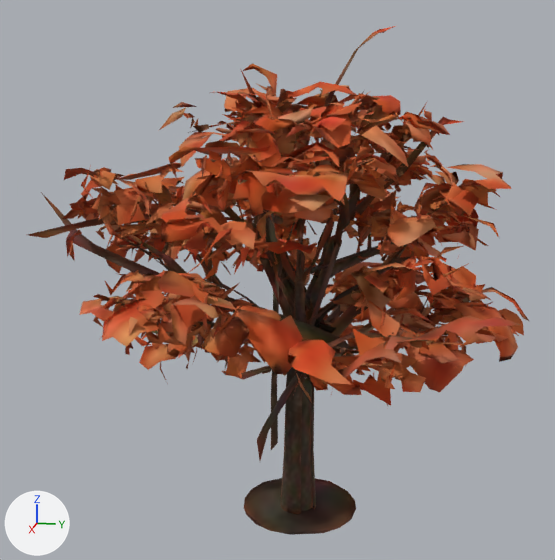
An edit to the glTF model public/models/tree_02_autumn_orange.glb, drawn before and after from the same camera.
Camera for both pictures: a 50 mm lens placed at (1.542, 0.298, 0.874), pointed at (0.005, -0.009, 0.489). The axes (+X, +Y, +Z) are drawn at lower left. The lights are the same throughout. The older version comes first. Where no turn or scale is listed for an object, it has been applied to the vertices. Vertices at exactly the same position are counted once.

The first picture shows 'geometry_0'.
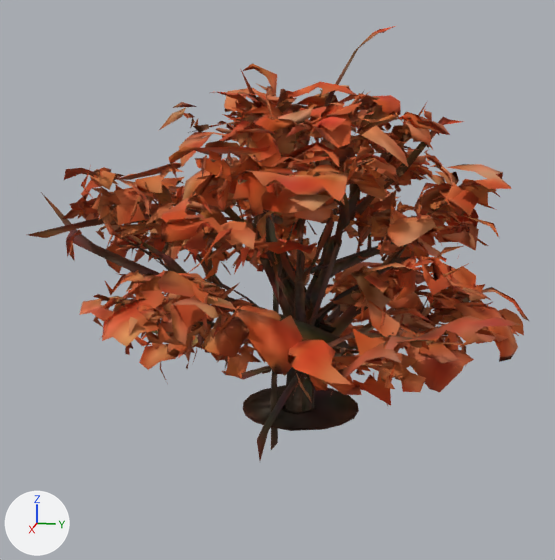
The newer file is also rescaled (x1.182), turned or shifted as a whole; pictures and numbers use the older file's frame.

The change in detail:
me_geometry_0 is used by ob_geometry_0; location (0.043, 0.04, 0.457).
me_geometry_0 had 14247 vertices, 11779 faces and spanned x -0.531..0.445, y -0.548..0.469, z -0.457..0.543.
me_geometry_0 now has 14247 vertices, 11779 faces and spans x -0.531..0.445, y -0.548..0.469, z -0.303..0.543.
me_geometry_0 part 1: the loose piece of 17 vertices spanning x -0.118..0.128, y -0.114..0.132, z -0.457..-0.453 is scaled about its middle by (1, 1, 0), then moved by (0.0, 0.0, 0.227).
me_geometry_0 part 2: 214 of the vertices in x -0.031..0.048, y -0.033..0.045, z -0.456..-0.229 are scaled about their middle by (1, 1, 0), then moved by (0.0, 0.0, 0.115).

Boxes (x1, y1, x2, y2) around the edits, measured in the pictures (555 x 560 px; the box of a moved part takes in the faces that stretch with it):
'geometry_0', reshaped (15% shorter): before (27, 26, 529, 535); after (27, 26, 529, 461)
part 1 of me_geometry_0, moved or reshaped: before (244, 478, 356, 535); after (243, 385, 359, 431)
part 2 of me_geometry_0, moved or reshaped: before (280, 393, 316, 514); after (282, 393, 317, 414)
